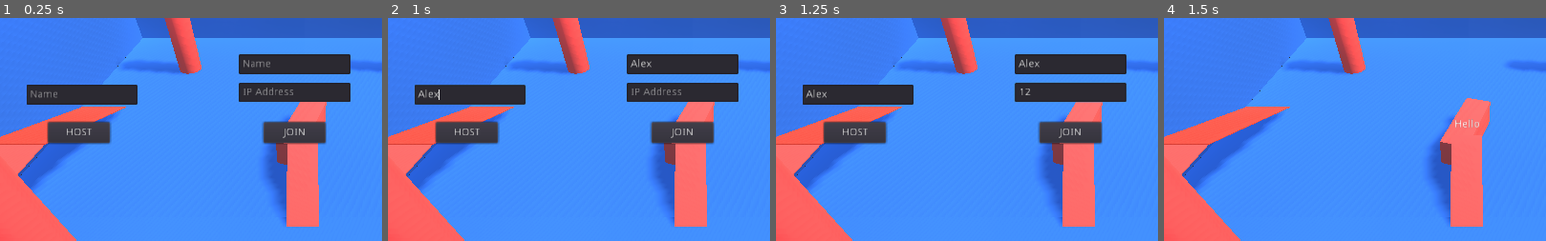
Above: before the commit, frames 1-4 (left to right).
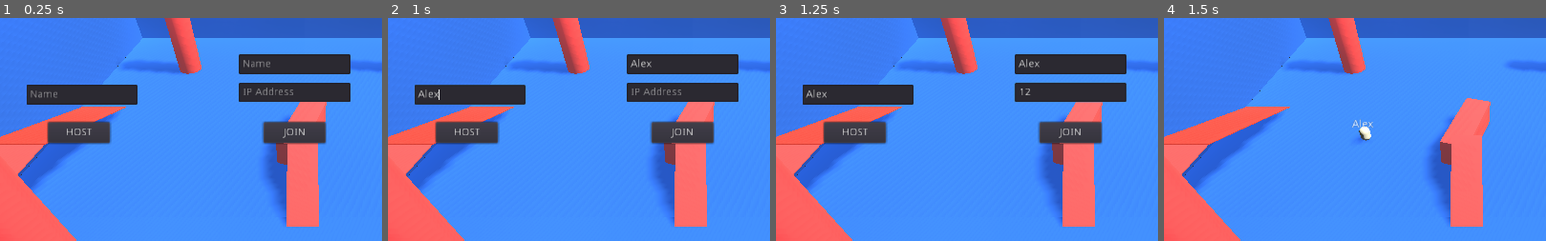
Above: after the commit, the same moments.

Repository: geocrusade/geocrusade
Game: Godot game, scene res://Main.tscn
Same seed, same stepped clock (60 frames per second), same inputs: the game is played once before the commit and once after it.
Inputs (mouse positions are % of the whole screen's width and height, from its top left):
- Up to frame 1 (0.25 s): no input
- Up to frame 2 (1 s): click (49, 25) at 0.52 s; type "Alex" at 0.6 s; click (21, 32) at 0.75 s; type "Alex" at 0.83 s; click (49, 32) at 0.98 s
- Up to frame 3 (1.25 s): type "12" at 1.07 s
- Up to frame 4 (1.5 s): click "HOST" at 1.25 s
The pictures show only the part of the screen within x 10-60%, y 15-65%; the shares and areas given below are measured in that part.

Frames 1-3 are identical in both runs. In frame 4, 0.3% of the frame differs, in the area x 49-83%, y 45-56%.
Error before the commit: Parse Error: The identifier "move" isn't declared in the current scope. (res://Player.gd:85)

Commit message:
Update Player.gd

Diff:
--- a/Player.gd
+++ b/Player.gd
@@ -82,6 +82,12 @@
 					for i in range(to_correct_index, moves.size()):
 						var m = moves[i]
 						_move(m.direction, m.delta)
+					if move_corrections.empty():
+						.force_update_transform()
+						current_pos = global_transform.origin
+
+			var move = { direction = direction, tick = tick, delta = delta }
+			moves.append(move)
 			rpc_unreliable_id(1, "request_move", move, current_pos)
 		else:
 			rpc_unreliable("update_puppet", direction, current_pos)
